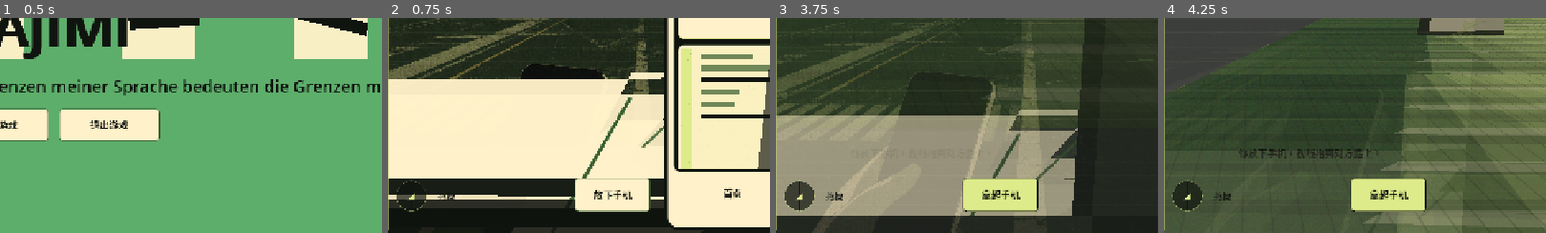
Above: before the commit, frames 1-4 (left to right).
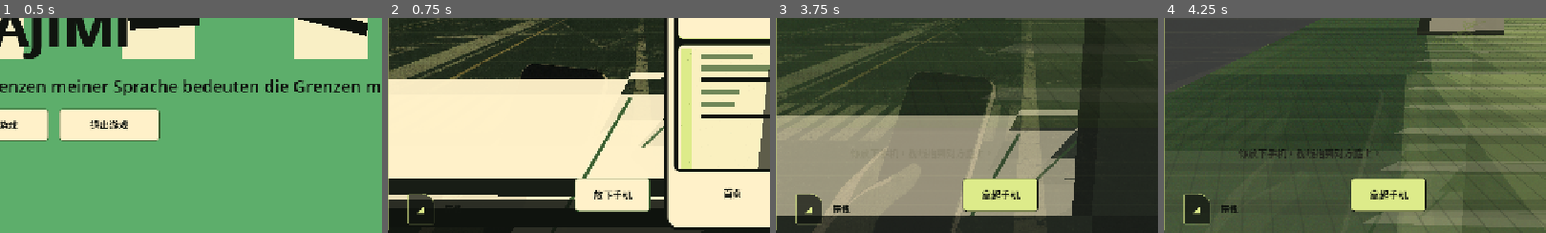
Above: after the commit, the same moments.

Repository: zhangyangdi233-sudo/memes-minigame
Game: Godot game, scene res://scenes/babel_meme_game.tscn
Same seed, same stepped clock (60 frames per second), same inputs: the game is played once before the commit and once after it.
Inputs (mouse positions are % of the whole screen's width and height, from its top left):
- Up to frame 1 (0.5 s): no input
- Up to frame 2 (0.75 s): click "开始游戏" at 0.5 s
- Up to frame 3 (3.75 s): click (6, 15) at 1.25 s; click (6, 31) at 2 s; click (6, 47) at 2.75 s; click "放下手机" at 3.5 s
- Up to frame 4 (4.25 s): no input
The pictures show only the part of the screen within x 12-62%, y 50-100%; the shares and areas given below are measured in that part.

Frame 1 is identical in both runs. In frame 2, 0.5% of the frame differs, in the area x 2-19%, y 75-97%; in frame 3, 1.3%; in frame 4, 1.4%, in the area x 2-20%, y 75-96%.

Commit message:
Refine meme bank peek drawer

Diff:
--- a/scripts/babel_meme_game.gd
+++ b/scripts/babel_meme_game.gd
@@ -301,7 +301,7 @@
 var _action_spend_should_settle := false
 var _meme_bank_open := false
 var _phone_popup_expanded := true
-var _meme_bank_layout_open := false
+var _meme_bank_layout_mode := ""
 var _open_app_windows: Dictionary = {}
 var _social_screen := "home"
 var _social_channel := "发现"
@@ -349,7 +349,7 @@
 	selected_reality_tile_id = ""
 	_meme_bank_open = false
 	_phone_popup_expanded = true
-	_meme_bank_layout_open = false
+	_meme_bank_layout_mode = ""
 	_open_app_windows = {"social": true}
 	_social_screen = "home"
 	_social_channel = "发现"
@@ -848,7 +848,7 @@
 	_meme_bank_window.set_meta("meme_bank_popup", true)
 	_meme_bank_window.z_index = 18
 	_ui_root.add_child(_meme_bank_window)
-	_apply_meme_bank_popup_layout(false)
+	_apply_meme_bank_popup_layout("peek")
 	var bank_box := VBoxContainer.new()
 	bank_box.name = "MemeBankShell"
 	bank_box.add_theme_constant_override("separation", 8)
@@ -1269,11 +1269,11 @@
 		_phone_panel.offset_bottom = -94
 
 
-func _apply_meme_bank_popup_layout(open: bool) -> void:
+func _apply_meme_bank_popup_layout(mode: String) -> void:
 	if _meme_bank_window == null:
 		return
 	var viewport_size := _viewport_size()
-	if open:
+	if mode == "open":
 		_meme_bank_window.set_anchors_preset(Control.PRESET_BOTTOM_LEFT)
 		var safe_left := 190.0
 		if _hud_panel != null:
@@ -1285,12 +1285,28 @@
 		_meme_bank_window.offset_top = -324
 		_meme_bank_window.offset_right = safe_left + bank_width
 		_meme_bank_window.offset_bottom = -120
+	elif mode == "collapsed":
+		_meme_bank_window.set_anchors_preset(Control.PRESET_BOTTOM_LEFT)
+		var collapsed_left := 190.0
+		if _hud_panel != null:
+			collapsed_left = maxf(collapsed_left, _hud_panel.offset_right + 22.0)
+		var collapsed_width := 112.0
+		collapsed_left = clampf(collapsed_left, 12.0, maxf(12.0, viewport_size.x - collapsed_width - 12.0))
+		_meme_bank_window.offset_left = collapsed_left
+		_meme_bank_window.offset_top = -82
+		_meme_bank_window.offset_right = collapsed_left + collapsed_width
+		_meme_bank_window.offset_bottom = -22
 	else:
-		_meme_bank_window.set_anchors_preset(Control.PRESET_BOTTOM_RIGHT)
-		_meme_bank_window.offset_left = -82
-		_meme_bank_window.offset_top = -88
-		_meme_bank_window.offset_right = -22
-		_meme_bank_window.offset_bottom = -28
+		_meme_bank_window.set_anchors_preset(Control.PRESET_BOTTOM_LEFT)
+		var peek_left := 190.0
+		if _hud_panel != null:
+			peek_left = maxf(peek_left, _hud_panel.offset_right + 22.0)
+		var peek_size := 44.0
+		peek_left = clampf(peek_left, 12.0, maxf(12.0, viewport_size.x - peek_size - 12.0))
+		_meme_bank_window.offset_left = peek_left
+		_meme_bank_window.offset_top = -66
+		_meme_bank_window.offset_right = peek_left + peek_size
+		_meme_bank_window.offset_bottom = -22
 
 
 func _render() -> void:
@@ -1947,13 +1963,16 @@
 	if _meme_bank_tab != null:
 		if _meme_bank_open:
 			_meme_bank_tab.text = "梗仓库 ▾"
+			_meme_bank_tab.set_meta("meme_bank_peek", false)
 			_meme_bank_tab.custom_minimum_size = Vector2(142, 48)
 		elif _should_show_meme_bank():
 			_meme_bank_tab.text = "梗库"
+			_meme_bank_tab.set_meta("meme_bank_peek", false)
 			_meme_bank_tab.custom_minimum_size = Vector2(94, 52)
 		else:
 			_meme_bank_tab.text = "◢"
-			_meme_bank_tab.custom_minimum_size = Vector2(52, 52)
+			_meme_bank_tab.set_meta("meme_bank_peek", true)
+			_meme_bank_tab.custom_minimum_size = Vector2(44, 44)
 	_clear(_bank_list)
 	if game.completed_memes.is_empty():
 		_bank_list.add_child(_label("还没有完整梗。", 15, _theme_color("accent")))
@@ -2040,9 +2059,10 @@
 	_meme_bank_window.visible = show_meme_bank or peek_meme_bank
 	if not show_meme_bank:
 		_meme_bank_open = false
-	if _meme_bank_layout_open != _meme_bank_open:
-		_meme_bank_layout_open = _meme_bank_open
-		_apply_meme_bank_popup_layout(_meme_bank_open)
+	var desired_bank_layout := "open" if _meme_bank_open else ("collapsed" if show_meme_bank else "peek")
+	if _meme_bank_layout_mode != desired_bank_layout:
+		_meme_bank_layout_mode = desired_bank_layout
+		_apply_meme_bank_popup_layout(desired_bank_layout)
 	if _meme_bank_content != null:
 		_meme_bank_content.visible = show_meme_bank and _meme_bank_open
 	_avoid_meme_bank_overlaps()
@@ -2444,13 +2464,20 @@
 			button.add_theme_stylebox_override("normal", empty)
 			button.add_theme_stylebox_override("hover", _style(Color(_theme_color("muted"), 0.18), Color(_theme_color("muted"), 0.20)))
 			button.add_theme_stylebox_override("pressed", _style(Color(_theme_color("muted"), 0.32), Color(_theme_color("muted"), 0.32)))
+		elif button.has_meta("meme_bank_tab") and bool(button.get_meta("meme_bank_peek", false)):
+			button.add_theme_color_override("font_color", _theme_color("muted"))
+			button.add_theme_color_override("font_hover_color", _theme_color("surface"))
+			button.add_theme_color_override("font_pressed_color", _theme_color("surface"))
+			button.add_theme_stylebox_override("normal", _file_corner_style(Color(_theme_color("ink"), 0.72), Color(_theme_color("muted"), 0.28)))
+			button.add_theme_stylebox_override("hover", _file_corner_style(Color(_theme_color("ink"), 0.88), Color(_theme_color("muted"), 0.46)))
+			button.add_theme_stylebox_override("pressed", _file_corner_style(_theme_color("ink"), _theme_color("muted")))
 		elif button.has_meta("meme_bank_tab") and not _meme_bank_open:
 			button.add_theme_color_override("font_color", _theme_color("muted"))
 			button.add_theme_color_override("font_hover_color", _theme_color("surface"))
 			button.add_theme_color_override("font_pressed_color", _theme_color("surface"))
-			button.add_theme_stylebox_override("normal", _circle_button_style(Color(_theme_color("ink"), 0.68), Color(_theme_color("muted"), 0.18)))
-			button.add_theme_stylebox_override("hover", _circle_button_style(Color(_theme_color("ink"), 0.88), Color(_theme_color("muted"), 0.36)))
-			button.add_theme_stylebox_override("pressed", _circle_button_style(_theme_color("ink"), _theme_color("muted")))
+			button.add_theme_stylebox_override("normal", _style(Color(_theme_color("ink"), 0.78), Color(_theme_color("muted"), 0.24)))
+			button.add_theme_stylebox_override("hover", _style(Color(_theme_color("ink"), 0.92), Color(_theme_color("muted"), 0.42)))
+			button.add_theme_stylebox_override("pressed", _style(_theme_color("ink"), _theme_color("muted")))
 		elif button.has_meta("flat_phone_button"):
 			var flat := StyleBoxEmpty.new()
 			button.add_theme_color_override("font_color", _theme_color("ink"))
@@ -3136,13 +3163,16 @@
 	return style
 
 
-func _circle_button_style(bg: Color, border: Color) -> StyleBoxFlat:
+func _file_corner_style(bg: Color, border: Color) -> StyleBoxFlat:
 	var style := StyleBoxFlat.new()
 	style.bg_color = bg
 	style.border_color = border
 	style.set_border_width_all(1)
-	style.set_corner_radius_all(28)
-	style.set_content_margin_all(10)
+	style.corner_radius_top_left = 2
+	style.corner_radius_top_right = 18
+	style.corner_radius_bottom_left = 2
+	style.corner_radius_bottom_right = 2
+	style.set_content_margin_all(6)
 	return style
 
 
--- a/tests/test_main_scene.gd
+++ b/tests/test_main_scene.gd
@@ -750,6 +750,9 @@
 		if meme_bank_popup != null and meme_bank_tab != null and meme_bank_content != null:
 			_assert_true(meme_bank_popup.visible, "meme bank should still peek from the bottom during passive social browsing")
 			_assert_true(str(meme_bank_tab.text).contains("◢"), "passive meme bank should only expose a corner")
+			_assert_true(bool(meme_bank_tab.get_meta("meme_bank_peek", false)), "passive meme bank tab should use the small file-corner mode")
+			_assert_true(meme_bank_popup.size.x <= 48.0 and meme_bank_popup.size.y <= 48.0, "passive meme bank corner should stay visually small")
+			_assert_true(meme_bank_tab.custom_minimum_size.x <= 44.0 and meme_bank_tab.custom_minimum_size.y <= 44.0, "passive meme bank touch corner should not become a large floating button")
 			if social_app_window != null:
 				_assert_true(not _controls_overlap(meme_bank_popup, social_app_window), "passive meme bank corner should not cover the social phone")
 			if social_bottom_nav != null:
@@ -775,6 +778,9 @@
 		meme_bank_content = _find_node_by_name(root, "MemeBankContent") as Control
 		if meme_bank_popup != null:
 			_assert_true(meme_bank_popup.visible, "meme bank should appear as a contextual drawer on the social publish page")
+			if meme_bank_tab != null:
+				_assert_true(not bool(meme_bank_tab.get_meta("meme_bank_peek", true)), "publish meme bank tab should leave peek mode")
+				_assert_true(meme_bank_popup.size.x >= meme_bank_tab.custom_minimum_size.x, "collapsed publish meme bank should be wide enough for its tab text")
 			if social_app_window != null:
 				_assert_true(not _controls_overlap(meme_bank_popup, social_app_window), "collapsed publish meme bank should not cover the social phone")
 			if social_bottom_nav != null:
@@ -806,6 +812,7 @@
 		if meme_bank_tab != null and meme_bank_popup != null and meme_bank_content != null:
 			_assert_true(_is_descendant_of(meme_bank_tab, meme_bank_popup), "meme bank tab and drawer should be one popup object")
 			_assert_true(meme_bank_popup.visible, "notebook view should show the integrated meme bank popup")
+			_assert_true(meme_bank_popup.size.x >= meme_bank_tab.custom_minimum_size.x, "collapsed notebook meme bank should be wide enough for its tab text")
 			if social_app_window != null:
 				_assert_true(not _controls_overlap(meme_bank_popup, social_app_window), "collapsed notebook meme bank should not cover the social phone")
 			if notebook_app_window != null:
@@ -908,6 +915,7 @@
 		if meme_bank_popup != null and meme_bank_tab != null and meme_bank_content != null:
 			_assert_true(meme_bank_popup.visible, "meme bank should still peek from the bottom during NPC speaking")
 			_assert_true(str(meme_bank_tab.text).contains("◢"), "NPC speaking meme bank should only expose a corner")
+			_assert_true(meme_bank_popup.size.x <= 48.0 and meme_bank_popup.size.y <= 48.0, "NPC speaking meme bank peek should stay visually small")
 			_assert_true(not meme_bank_content.visible, "NPC speaking meme bank peek should not reveal drawer content")
 			if root.has_method("_meme_bank_overlap_targets"):
 				var hidden_nav_targets: Array = root._meme_bank_overlap_targets()
